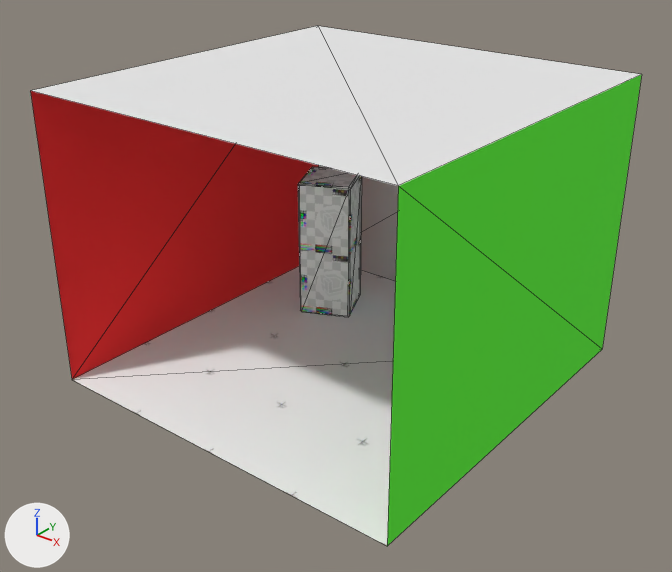
Before and after pictures for a commit that changed the glTF model BJS-2.80-Eevee-gltf/assets/cornellBox-2.80-Eevee-gltf.gltf.
Rendered twice from a 50 mm lens placed at (5.27, -6.73, 5.05), pointed at (0.07, -0.24, 1.03). Lighting does not change. The marker at lower left points along +X, +Y and +Z. Mesh edges are drawn as thin lines. Where no turn or scale is listed for an object, it has been applied to the vertices. Vertices at the same position are counted once.

In view in the first picture: 'bloc.000', 'cornellBox.000'.
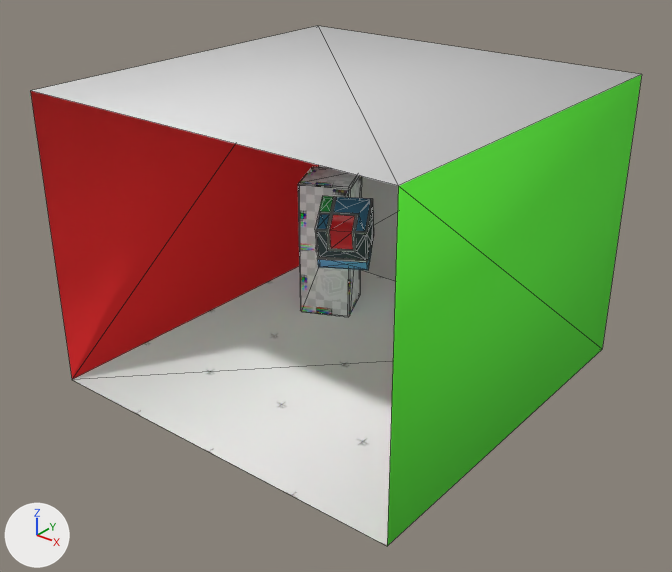
Location of each change, [x1, y1, x2, y2] in pixels of the pictures (672 x 572 px):
'BJS-3D-logo_blue03.000', added: after [315, 200, 374, 261]
    faces in mat_bjs_3d_logo_blue03_000 (dark blue #364148): [316, 201, 374, 260]
    faces in mat_bjs_3d_logo_white01_000 (white #ffffff): [315, 200, 373, 261]
'BJS-3D-logo_red01.000', added (red): after [328, 213, 357, 251]
    faces in mat_bjs_3d_logo_red01_000 (red #e02127): [329, 214, 355, 250]
    faces in mat_bjs_3d_logo_white01_000 (white #ffffff): [328, 213, 357, 251]
'BJS-3D-logo_blue01.000', added (blue): after [332, 197, 373, 233]
    faces in mat_bjs_3d_logo_blue01_000 (blue #3b789a): [333, 197, 371, 232]
    faces in mat_bjs_3d_logo_white01_000 (white #ffffff): [332, 197, 373, 233]
'BJS-3D-logo_blue02.000', added (blue): after [317, 245, 371, 270]
    faces in mat_bjs_3d_logo_blue02_000 (blue #61b0e1): [317, 246, 371, 270]
'BJS-3D-logo_blue01.001', added: after [315, 213, 331, 231]
    faces in mat_bjs_3d_logo_blue01_000 (blue #3b789a): [317, 214, 330, 229]
'BJS-3D-logo_green.000', added: after [319, 196, 335, 213]
    faces in mat_bjs_3d_logo_green01_000 (green #2cb24b): [319, 196, 333, 212]
part 1 of me_cornellbox_000, shading changed: [30, 26, 642, 546] in both

Edits to the bpy script that builds the scene:
```text
Change me_cornellbox_000:
    where me_cornellbox_000.from_pydata(...)  # 8 vertices, 10 faces; spans x -2.0..2.0, y -2.0..2.0, z 0.0..3.0
    me_cornellbox_000 part 1: all faces are now shaded smooth (10 of 10 changed)
Add ob_bjs_3d_logo_red01_000:
    ob_bjs_3d_logo_red01_000 = bpy.data.objects.new('BJS-3D-logo_red01.000', me_bjs_3d_logo_red01_000)  # 30 vertices, 56 faces; spans x -0.184..0.193, y -0.209..0.193, z -0.156..0.165; in mat_bjs_3d_logo_white01_000 (white #ffffff), mat_bjs_3d_logo_red01_000 (red #e02127)
    ob_bjs_3d_logo_red01_000.location = (0.08, -0.13, 1.57)
Add ob_bjs_3d_logo_green_000:
    ob_bjs_3d_logo_green_000 = bpy.data.objects.new('BJS-3D-logo_green.000', me_bjs_3d_logo_green_000)  # 20 vertices, 36 faces; spans x -0.126..0.143, y -0.173..0.167, z -0.175..0.145; in mat_bjs_3d_logo_white01_000 (white #ffffff), mat_bjs_3d_logo_green01_000 (green #2cb24b)
    ob_bjs_3d_logo_green_000.location = (-0.21, -0.03, 1.68)
Add ob_bjs_3d_logo_blue03_000:
    ob_bjs_3d_logo_blue03_000 = bpy.data.objects.new('BJS-3D-logo_blue03.000', me_bjs_3d_logo_blue03_000)  # 48 vertices, 92 faces; spans x -0.23..0.268, y -0.413..0.392, z -0.217..0.339; in mat_bjs_3d_logo_white01_000 (white #ffffff), mat_bjs_3d_logo_blue03_000 (dark blue #364148)
    ob_bjs_3d_logo_blue03_000.location = (0.11, 0.01, 1.48)
Add ob_bjs_3d_logo_blue02_000:
    ob_bjs_3d_logo_blue02_000 = bpy.data.objects.new('BJS-3D-logo_blue02.000', me_bjs_3d_logo_blue02_000)  # 22 vertices, 40 faces; spans x -0.281..0.291, y -0.253..0.237, z -0.109..0.094; in mat_bjs_3d_logo_white01_000 (white #ffffff), mat_bjs_3d_logo_blue02_000 (blue #61b0e1)
    ob_bjs_3d_logo_blue02_000.location = (0.02, -0.04, 1.29)
Add ob_bjs_3d_logo_blue01_001:
    ob_bjs_3d_logo_blue01_001 = bpy.data.objects.new('BJS-3D-logo_blue01.001', me_bjs_3d_logo_blue01_001)  # 12 vertices, 20 faces; spans x -0.113..0.113, y -0.138..0.133, z -0.048..0.047; in mat_bjs_3d_logo_white01_000 (white #ffffff), mat_bjs_3d_logo_blue01_000 (blue #3b789a)
    ob_bjs_3d_logo_blue01_001.location = (-0.06, -0.26, 1.69)
Add ob_bjs_3d_logo_blue01_000:
    ob_bjs_3d_logo_blue01_000 = bpy.data.objects.new('BJS-3D-logo_blue01.000', me_bjs_3d_logo_blue01_000)  # 24 vertices, 44 faces; spans x -0.295..0.308, y -0.251..0.293, z -0.115..0.125; in mat_bjs_3d_logo_white01_000 (white #ffffff), mat_bjs_3d_logo_blue01_000 (blue #3b789a)
    ob_bjs_3d_logo_blue01_000.location = (0.07, 0.04, 1.7)
```
